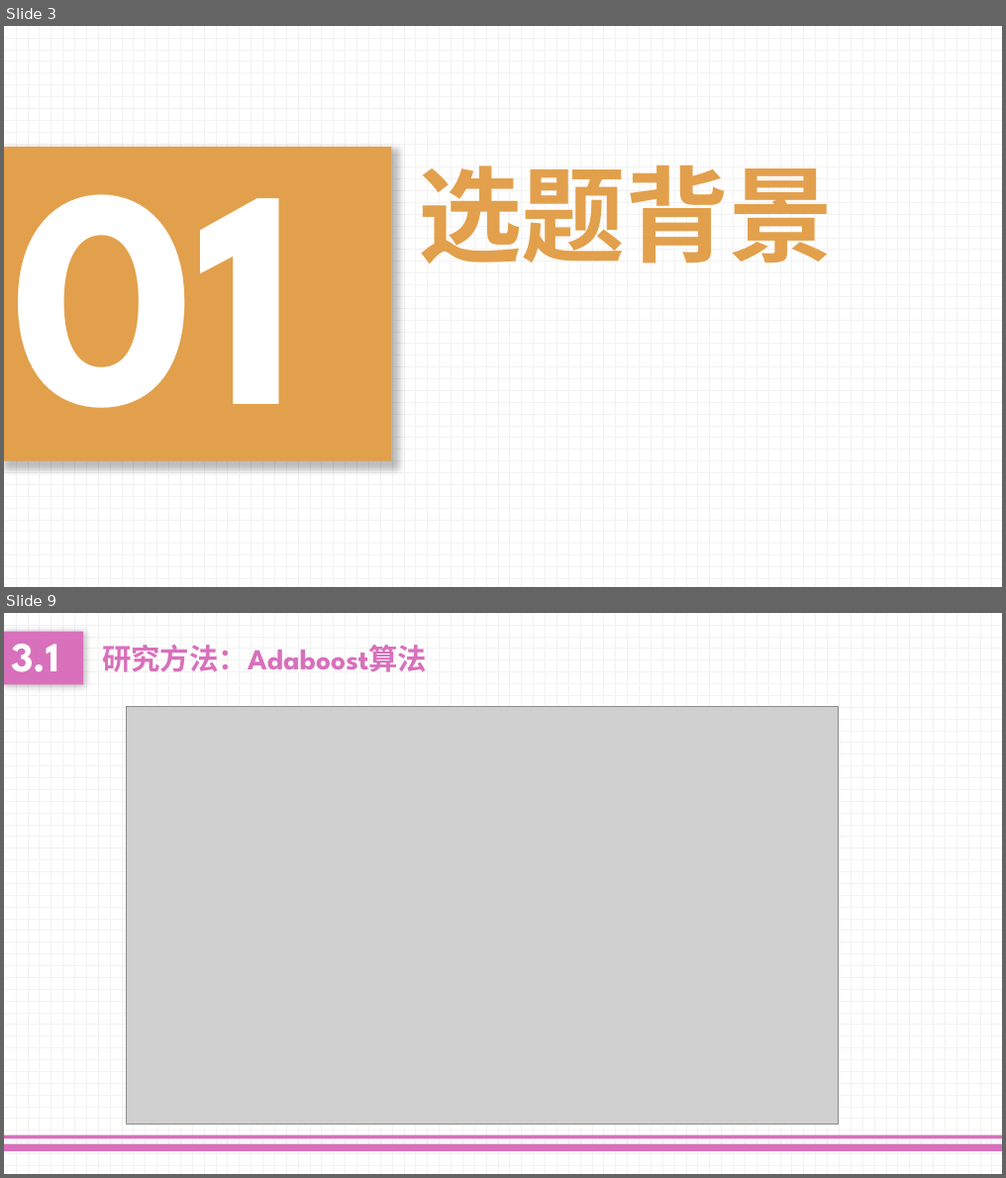
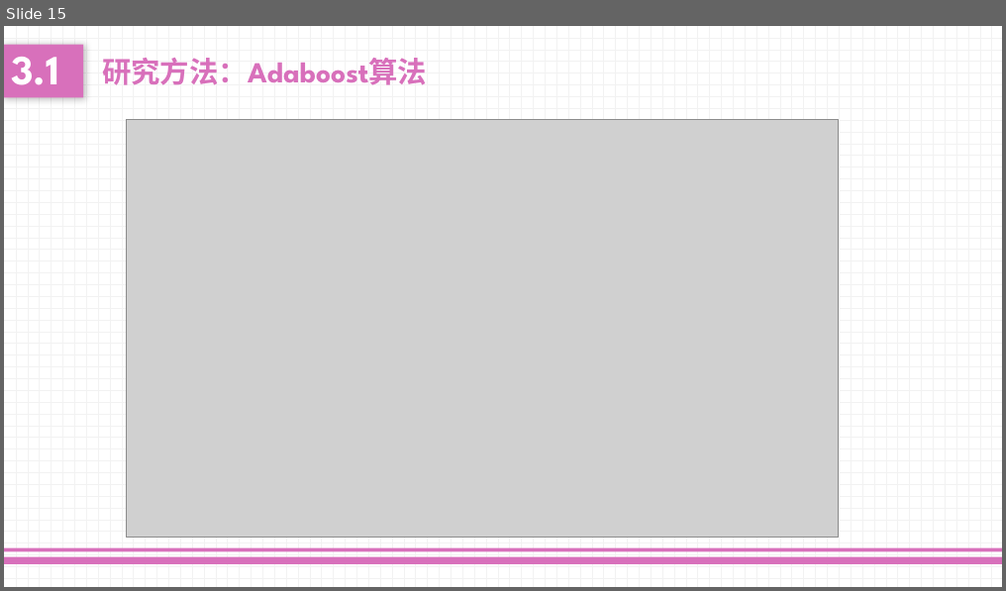
Before and after one commit to lloydliu717/MidtermProject, a slide deck: Presentation.pptx. Shown one above the other, each under a label of ours: slides 3 and 9 before the commit, slide 15 after it; the slides between them are not shown. The pictures are 1006x1178 and 1006x591 pixels, drawn with LibreOffice and Linux fonts; fonts in the diff are those of the drawing; grey boxes stand for pictures. Boxes give left, top, right and bottom in pixels: in the first picture for what was removed or moved away, otherwise in the second. Text is boxed around its words. In the diff, an @@ line names an element or a change of style, - is before the commit and + after.

```diff
--- a/Presentation.pptx
+++ b/Presentation.pptx
@@ slide 3 removed at <box>4,26,1002,587</box>, background pattern #F2F2F2 on #FFFFFF @@
@@ text removed at <box>4,147,392,461</box> @@
-01
@@ text removed at <box>418,165,834,264</box> @@
-选题背景
@@ what was slide 9 is now slide 15 @@
```
Also in this commit, not shown: 2 slides changed, 12 slides added, 5 other slides removed.
